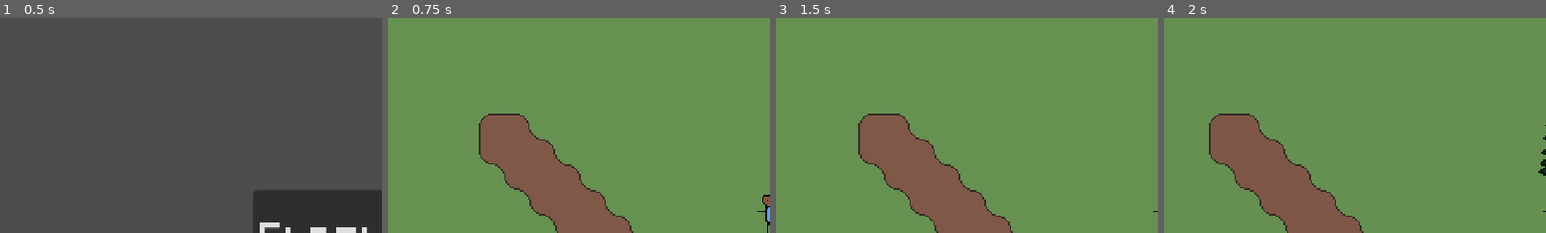
Above: before the commit, frames 1-4 (left to right).
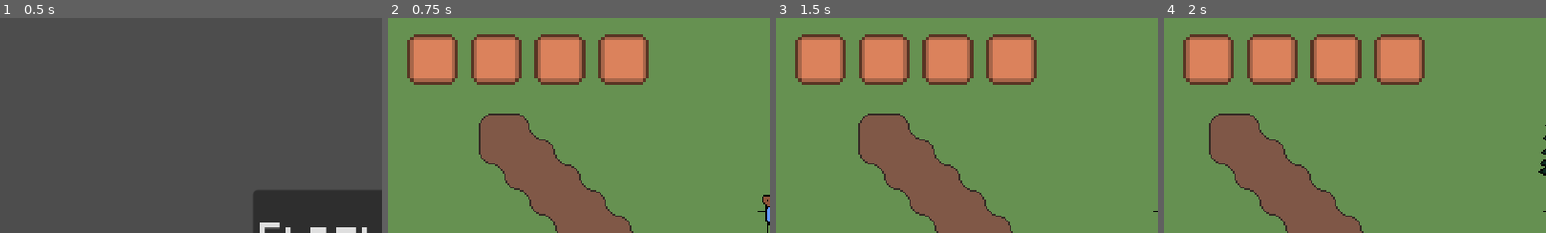
Above: after the commit, the same moments.

Repository: StormLight14/nightfall-mirror
Game: Godot game, scene res://menus/main/main_menu.tscn
Two runs of this game, one before a commit and one after it. Both use one fixed random seed, a clock stepped at 60 frames per second and the inputs below.
Inputs:
- Up to frame 1 (0.5 s): no input
- Up to frame 2 (0.75 s): click "Start Game" at 0.5 s
- Up to frame 3 (1.5 s): tap Enter at 1.25 s; hold D (right) from 1.28 s (still down); tap E (interact) at 1.35 s
- Up to frame 4 (2 s): keep holding D (right)
The pictures show only the part of the screen within x 0-50%, y 0-50%; the shares and areas given below are measured in that part.

Frame 1 is identical in both runs. In frame 2, 12% of the frame differs, in the area x 5-69%, y 7-32%; in frame 3, 12%; in frame 4, 12%.

Commit message:
add toggleable inventory ui

Diff:
--- a/entities/player/player.gd
+++ b/entities/player/player.gd
@@ -11,12 +11,18 @@
 func _physics_process(delta: float) -> void:
 	movement(delta)
 	interactions()
+	handle_ui_inputs()
 
 func movement(delta: float) -> void:
 	var input_vector := Input.get_vector("left", "right", "up", "down")
 	var direction := input_vector.normalized()
 	velocity = direction * SPEED * delta
 	move_and_slide()
+
+func handle_ui_inputs() -> void:
+	if Input.is_action_just_pressed("inventory"):
+		%Inventory.visible = !%Inventory.visible
+		%Hotbar.visible = !%Inventory.visible
 
 func interactions() -> void:
 	if Input.is_action_just_pressed("interact"):
--- a/entities/player/player.tscn
+++ b/entities/player/player.tscn
@@ -1,7 +1,9 @@
-[gd_scene load_steps=7 format=3 uid="uid://dnl4avpgx1x7o"]
+[gd_scene load_steps=9 format=3 uid="uid://dnl4avpgx1x7o"]
 
 [ext_resource type="Script" path="res://entities/player/player.gd" id="1_sb3re"]
 [ext_resource type="Texture2D" uid="uid://co6q42o3lq27x" path="res://entities/player/placeholder.png" id="2_gmty6"]
+[ext_resource type="PackedScene" uid="uid://dahjht4pbwqqm" path="res://ui/inventory/inventory.tscn" id="3_44mch"]
+[ext_resource type="PackedScene" uid="uid://dwqj00t0hm3mp" path="res://ui/inventory/hotbar.tscn" id="4_iq7yn"]
 
 [sub_resource type="Gradient" id="Gradient_vxpyq"]
 interpolation_mode = 2
@@ -57,5 +59,18 @@
 shape = SubResource("CapsuleShape2D_m2dc2")
 debug_color = Color(0.623677, 0.382308, 0.938347, 0.42)
 
+[node name="GameUI" type="CanvasLayer" parent="."]
+
+[node name="Inventory" parent="GameUI" instance=ExtResource("3_44mch")]
+unique_name_in_owner = true
+visible = false
+
+[node name="Hotbar" parent="GameUI" instance=ExtResource("4_iq7yn")]
+unique_name_in_owner = true
+offset_left = 23.0
+offset_top = 26.0
+offset_right = 163.0
+offset_bottom = 26.0
+
 [connection signal="area_entered" from="PickupArea" to="." method="_on_pickup_area_area_entered"]
 [connection signal="area_exited" from="PickupArea" to="." method="_on_pickup_area_area_exited"]
--- a/globals/Player.gd
+++ b/globals/Player.gd
@@ -1,6 +1,8 @@
 extends Node
 
 var inventory := []
+
+signal inventory_updated
 
 func _ready():
 	for _i in range(16):
@@ -15,3 +17,4 @@
 				print("WARNING: Attempted to add invalid item to inventory.")
 			print(inventory)
 			return
+	inventory_updated.emit()
--- a/project.godot
+++ b/project.godot
@@ -85,6 +85,33 @@
 "events": [Object(InputEventKey,"resource_local_to_scene":false,"resource_name":"","device":-1,"window_id":0,"alt_press …(192 unchanged characters)…
 ]
 }
+inventory={
+"deadzone": 0.5,
+"events": [Object(InputEventKey,"resource_local_to_scene":false,"resource_name":"","device":-1,"window_id":0,"alt_pressed":false,"shift_pressed":false,"ctrl_pressed":false,"meta_pressed":false,"pressed":false,"keycode":0,"physical_keycode":66,"key_label":0,"unicode":98,"location":0,"echo":false,"script":null)
+, Object(InputEventKey,"resource_local_to_scene":false,"resource_name":"","device":-1,"window_id":0,"alt_pressed":false,"shift_pressed":false,"ctrl_pressed":false,"meta_pressed":false,"pressed":false,"keycode":0,"physical_keycode":73,"key_label":0,"unicode":105,"location":0,"echo":false,"script":null)
+, Object(InputEventKey,"resource_local_to_scene":false,"resource_name":"","device":-1,"window_id":0,"alt_pressed":false,"shift_pressed":false,"ctrl_pressed":false,"meta_pressed":false,"pressed":false,"keycode":0,"physical_keycode":4194306,"key_label":0,"unicode":0,"location":0,"echo":false,"script":null)
+]
+}
+hotbar1={
+"deadzone": 0.5,
+"events": [Object(InputEventKey,"resource_local_to_scene":false,"resource_name":"","device":-1,"window_id":0,"alt_pressed":false,"shift_pressed":false,"ctrl_pressed":false,"meta_pressed":false,"pressed":false,"keycode":0,"physical_keycode":49,"key_label":0,"unicode":49,"location":0,"echo":false,"script":null)
+]
+}
+hotbar2={
+"deadzone": 0.5,
+"events": [Object(InputEventKey,"resource_local_to_scene":false,"resource_name":"","device":-1,"window_id":0,"alt_pressed":false,"shift_pressed":false,"ctrl_pressed":false,"meta_pressed":false,"pressed":false,"keycode":0,"physical_keycode":50,"key_label":0,"unicode":50,"location":0,"echo":false,"script":null)
+]
+}
+hotbar3={
+"deadzone": 0.5,
+"events": [Object(InputEventKey,"resource_local_to_scene":false,"resource_name":"","device":-1,"window_id":0,"alt_pressed":false,"shift_pressed":false,"ctrl_pressed":false,"meta_pressed":false,"pressed":false,"keycode":0,"physical_keycode":51,"key_label":0,"unicode":51,"location":0,"echo":false,"script":null)
+]
+}
+hotbar4={
+"deadzone": 0.5,
+"events": [Object(InputEventKey,"resource_local_to_scene":false,"resource_name":"","device":-1,"window_id":0,"alt_pressed":false,"shift_pressed":false,"ctrl_pressed":false,"meta_pressed":false,"pressed":false,"keycode":0,"physical_keycode":52,"key_label":0,"unicode":52,"location":0,"echo":false,"script":null)
+]
+}
 
 [layer_names]
 
--- a/scenes/main/island.tscn
+++ b/scenes/main/island.tscn
@@ -282,8 +282,6 @@
 [node name="Island" type="Node2D"]
 script = ExtResource("1_o107c")
 
-[node name="CanvasLayer" type="CanvasLayer" parent="."]
-
 [node name="LevelLighting" type="CanvasModulate" parent="."]
 unique_name_in_owner = true
 color = Color(0.501961, 0.501961, 0.501961, 1)
--- a/ui/inventory/hotbar.tscn
+++ b/ui/inventory/hotbar.tscn
@@ -9,7 +9,7 @@
 
 [node name="HBoxContainer" type="HBoxContainer" parent="."]
 layout_mode = 2
-theme_override_constants/separation = 45
+theme_override_constants/separation = 40
 
 [node name="InventorySlot13" parent="HBoxContainer" instance=ExtResource("1_ab22r")]
 layout_mode = 2
--- a/ui/inventory/inventory.tscn
+++ b/ui/inventory/inventory.tscn
@@ -11,8 +11,8 @@
 
 [node name="GridContainer" type="GridContainer" parent="."]
 layout_mode = 2
-theme_override_constants/h_separation = 55
-theme_override_constants/v_separation = 45
+theme_override_constants/h_separation = 45
+theme_override_constants/v_separation = 40
 columns = 4
 
 [node name="InventorySlot" parent="GridContainer" instance=ExtResource("1_yi1sm")]
--- a/ui/inventory/inventory_slot.gd
+++ b/ui/inventory/inventory_slot.gd
@@ -6,3 +6,9 @@
 func _ready():
 	if is_hotbar_slot:
 		$TextureRect.texture = preload("res://ui/inventory/hotbar_inventory_slot.png")
+	update_slot_item()
+	Player.inventory_updated.connect(update_slot_item)
+
+func update_slot_item():
+	if Player.inventory[slot_id]:
+		$Sprite2D.texture = Player.inventory[slot_id].item_sprite
--- a/ui/inventory/inventory_slot.tscn
+++ b/ui/inventory/inventory_slot.tscn
@@ -15,8 +15,12 @@
 [node name="TextureRect" type="TextureRect" parent="."]
 layout_mode = 1
 anchors_preset = -1
-offset_left = -20.0
-offset_top = -20.0
-offset_right = 20.0
-offset_bottom = 20.0
+offset_left = -16.0
+offset_top = -16.0
+offset_right = 24.0
+offset_bottom = 24.0
+scale = Vector2(0.8, 0.8)
 texture = ExtResource("1_yi87l")
+stretch_mode = 4
+
+[node name="Sprite2D" type="Sprite2D" parent="."]
